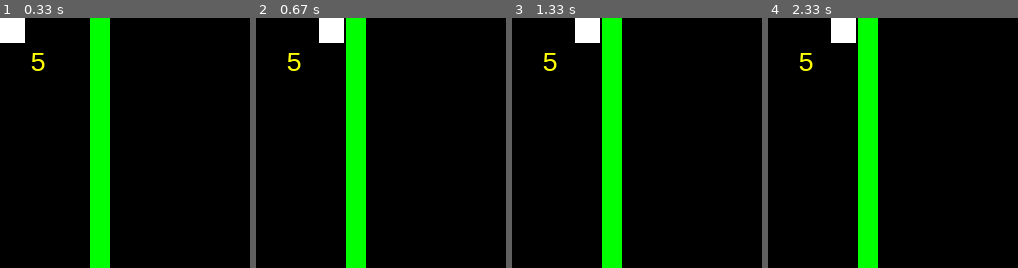
Above: before the commit, frames 1-4 (left to right).
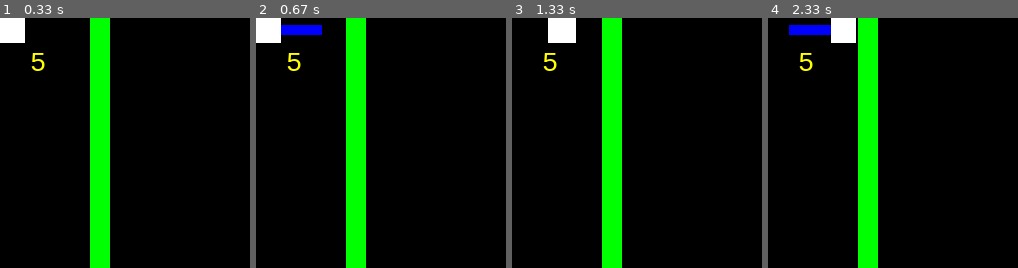
Above: after the commit, the same moments.

Repository: MatthewWilsonBCAA/pygame-stuff
Game: pygame game, started from main.py
Same seed, same stepped clock (60 frames per second), same inputs: the game is played once before the commit and once after it.
Inputs:
- Up to frame 1 (0.33 s): no input
- Up to frame 2 (0.67 s): hold H from 0.33 s (still down); hold Right from 0.33 s (still down)
- Up to frame 3 (1.33 s): release H at 0.8 s; release Right at 0.8 s; tap T at 0.83 s; hold Right from 1.17 s (still down)
- Up to frame 4 (2.33 s): release Right at 1.63 s; tap F at 2 s
The pictures show only the part of the screen within x 0-50%, y 0-50%; the shares and areas given below are measured in that part.

Frame 1 is identical in both runs. In frame 2, 2.6% of the frame differs, in the area x 0-36%, y 0-10%; in frame 3, 2.0%; in frame 4, 0.7%.

Commit message:
added attacking

Diff:
--- a/main.py
+++ b/main.py
@@ -123,6 +123,13 @@
                 cur_y *= -3
         self.rect.move_ip(cur_x * enemy_speed, cur_y * enemy_speed)
 
+class Weapon(pygame.sprite.Sprite):
+    def __init__(self, cor, size):
+        super(Weapon, self).__init__()
+        self.surf = pygame.Surface(size)
+        self.surf.fill((colors["Blue"]))
+        self.rect = self.surf.get_rect(center=cor)
+
 door_warp_list = []
 selected_room = {}
 def enter_room(ID):
@@ -161,6 +168,11 @@
     K_LEFT,
     K_RIGHT,
     K_ESCAPE,
+    K_SPACE,
+    K_t,
+    K_f,
+    K_g,
+    K_h,
     KEYDOWN,
     QUIT,
 )
@@ -173,17 +185,35 @@
 walls = pygame.sprite.Group()
 doors = pygame.sprite.Group()
 enemies = pygame.sprite.Group()
+blasts = pygame.sprite.Group()
 enter_room(0)
 
 
 #player stats and stuff
 player_hp = 5
-
+attack = False
+attack_input = ''
+
+timer = 0
 running = True
 while running == True:
     for event in pygame.event.get():
         if event.type == pygame.QUIT:
             running = False
+        if event.type == KEYDOWN:
+            if event.key == pygame.K_t:
+                attack_input = 't'
+                attack = True
+            elif event.key == pygame.K_f:
+                attack_input = 'f'
+                attack = True
+            elif event.key == pygame.K_g:
+                attack_input = 'g'
+                attack = True
+            elif event.key == pygame.K_h:
+                attack_input = 'h'
+                attack = True
+
 
     screen.fill(colors["Black"])
     z = 0
@@ -198,17 +228,43 @@
     for enemy in enemies:
         if pygame.sprite.collide_rect(player, enemy):
             enemy.kill()
-            player_hp -= 1
+            player_hp -= 3
+        if blasts and pygame.sprite.collide_rect(blast, enemy):
+            enemy.kill()
+            player_hp += 1
 
     if player_hp <= 0:
         player.kill()
         running = False
+
+    if attack == True and timer == 0:
+        if attack_input == 't':
+            blast = Weapon((player.rect.left + 12, player.rect.top - 12), (10, 60))
+        elif attack_input == 'f':
+            blast = Weapon((player.rect.left - 12, player.rect.top + 12), (60, 10))
+        elif attack_input == 'g':
+            blast = Weapon((player.rect.left + 12, player.rect.top + 36), (10, 60))
+        elif attack_input == 'h':
+            blast = Weapon((player.rect.left + 36, player.rect.top + 12), (60, 10))
+        blasts.add(blast)
+        all_sprites.add(blast)
+        timer = 50
+
+    if timer > 0:
+        timer -= 1
+        #if timer >= 20:
+
+        if timer < 20:
+            blast.kill()
+        if timer == 0:
+            attack = False
     text = str(player_hp)
     screen.blit(font.render(text, True, (255, 255, 0)), (30, 30))
 
     #gets the player input, and changes the game state accordingly
-    pressed_keys = pygame.key.get_pressed()
-    player.update(pressed_keys)
+    if timer == 0:
+        pressed_keys = pygame.key.get_pressed()
+        player.update(pressed_keys)
     walls.update()
     enemies.update()
     doors.update()
